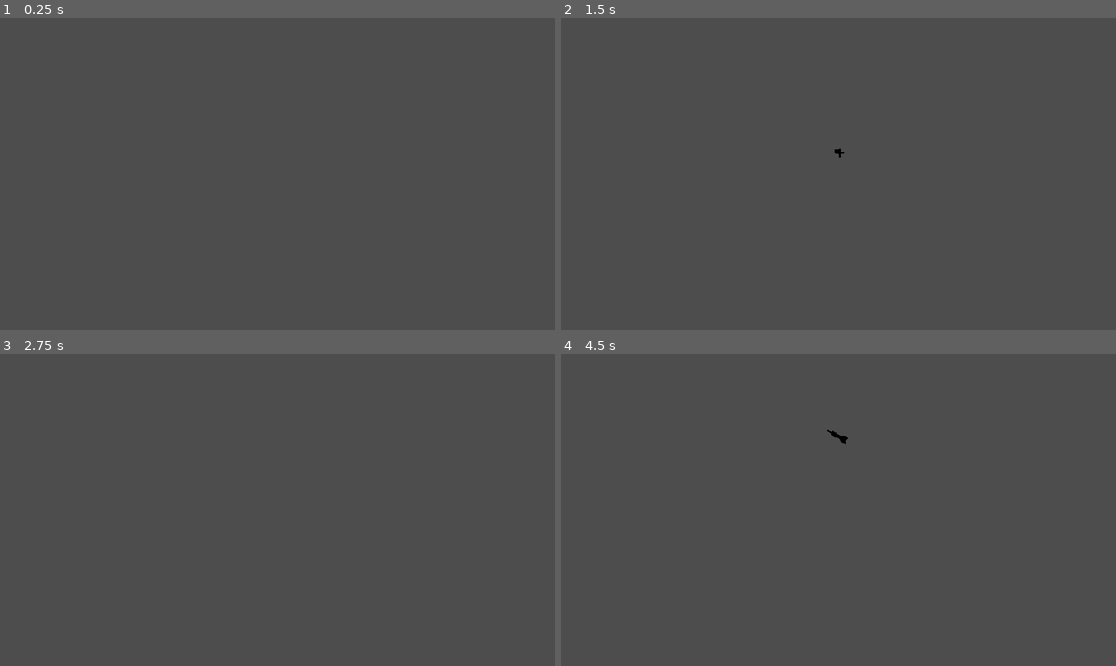
Above: before the commit, frames 1-4 (two rows, left to right).
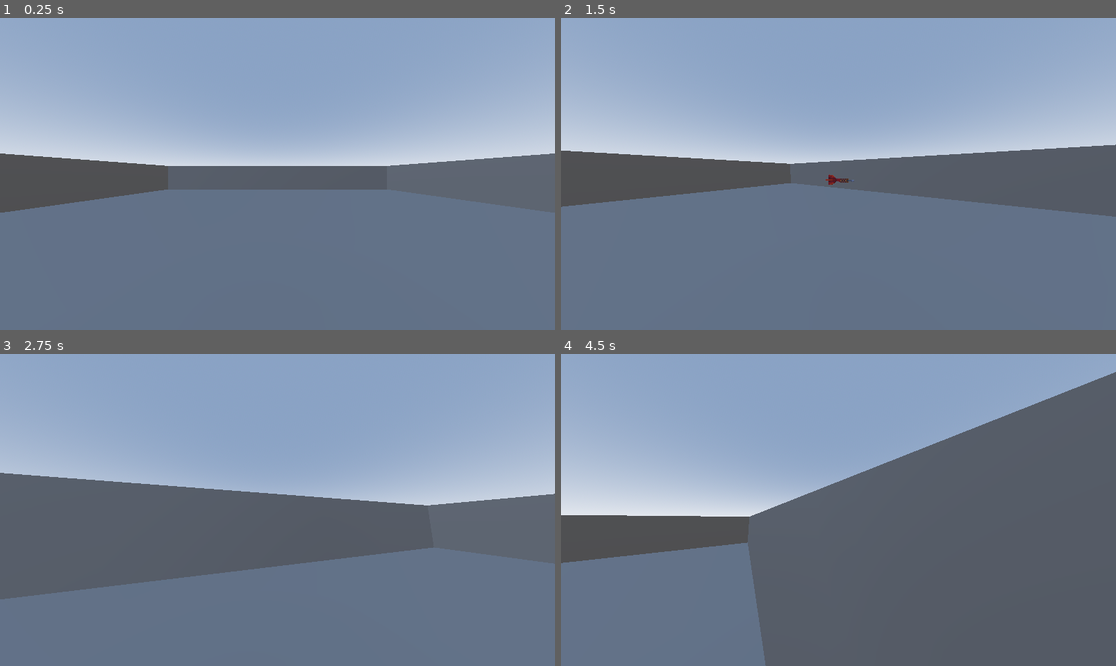
Above: after the commit, the same moments.

Repository: ravewyvern/bad-ideas-game-jam
Game: Godot game, scene res://Scenes/Game.tscn
Same seed, same stepped clock (60 frames per second), same inputs: the game is played once before the commit and once after it.
Inputs (mouse positions are in pixels of both pictures, inside the frame that each line leads up to):
- Up to frame 1 (0.25 s): no input
- Up to frame 2 (1.5 s): move the mouse to (866, 174) at 0.52 s; hold O (Move.Forward, bound only after the commit) from 0.53 s (still down); tap Space (Move.Jump, bound only after the commit) at 0.6, 0.77, 1.07 s; move the mouse to (810, 174) at 1.27 s; click (810, 174) at 1.35 s
- Up to frame 3 (2.75 s): keep holding O (Move.Forward, bound only after the commit); tap Space (Move.Jump, bound only after the commit) at 1.52, 1.55, 1.82, 2.1 s; move the mouse to (288, 503) at 2.02 s
- Up to frame 4 (4.5 s): keep holding O (Move.Forward, bound only after the commit); move the mouse to (832, 516) at 2.77 s; click (832, 516) at 2.85 s; tap Space (Move.Jump, bound only after the commit) at 3.02, 3.05, 3.32, 3.6, 3.77, 4.07 s; move the mouse to (877, 513) at 3.52 s; move the mouse to (794, 506) at 4.27 s; click (794, 506) at 4.35 s

The runs differ from the first frame. In frame 1, 95% of the frame differs, in the area x 0-100%, y 0-100%; in frame 2, 92%; in frame 3, 97%; in frame 4, 88%.

Commit message:
slight changes to PC movement, new folders, and Test level.
Added limits to camera rotation range.
Added "Maps" folder inside "Scenes" to contain Levels.
Added "Scripts" folder to contain scripts.
Added "Test.tscn" Scene containing a basic test level.
Activated "Constant Speed on Floor" on player character to improve movement on slopes.

Diff:
--- a/Scenes/Bullet.tscn
+++ b/Scenes/Bullet.tscn
@@ -1,6 +1,6 @@
 [gd_scene format=3 uid="uid://btvchhbuy1n5p"]
 
-[ext_resource type="Script" uid="uid://crgjp3bod45mn" path="res://Scenes/bullet.gd" id="1_vlxeq"]
+[ext_resource type="Script" uid="uid://crgjp3bod45mn" path="res://Scripts/bullet.gd" id="1_vlxeq"]
 [ext_resource type="PackedScene" uid="uid://b5kqrcsnu3uvq" path="res://Assets/Models/dart_projectile.glb" id="2_14k46"]
 
 [sub_resource type="BoxShape3D" id="BoxShape3D_qvus8"]
--- a/Scenes/Game.tscn
+++ b/Scenes/Game.tscn
@@ -1,7 +1,11 @@
 [gd_scene format=3 uid="uid://bfx0pae068feh"]
 
+[ext_resource type="PackedScene" uid="uid://bxncbsqm60ce2" path="res://Scenes/Maps/Test.tscn" id="1_gl6un"]
 [ext_resource type="PackedScene" uid="uid://dyslkmujlojtn" path="res://Scenes/Player.tscn" id="1_iukft"]
 
 [node name="Game" type="Node3D" unique_id=1578828073]
 
+[node name="World Element" parent="." unique_id=1382773176 instance=ExtResource("1_gl6un")]
+
 [node name="CharacterBody3D" parent="." unique_id=819093483 instance=ExtResource("1_iukft")]
+transform = Transform3D(1, 0, 0, 0, 1, 0, 0, 0, 1, 0, 2, 0)
--- /dev/null
+++ b/Scenes/Maps/Test.tscn
@@ -0,0 +1,134 @@
+[gd_scene format=3 uid="uid://bxncbsqm60ce2"]
+
+[sub_resource type="BoxShape3D" id="BoxShape3D_ioxod"]
+size = Vector3(30, 1, 30)
+
+[sub_resource type="BoxMesh" id="BoxMesh_meb82"]
+size = Vector3(30, 1, 30)
+
+[sub_resource type="BoxShape3D" id="BoxShape3D_ko2s7"]
+size = Vector3(5, 2, 5)
+
+[sub_resource type="BoxMesh" id="BoxMesh_gxb1y"]
+size = Vector3(5, 2, 5)
+
+[sub_resource type="BoxShape3D" id="BoxShape3D_ot306"]
+size = Vector3(30, 3, 1)
+
+[sub_resource type="BoxMesh" id="BoxMesh_ko2s7"]
+size = Vector3(30, 3, 1)
+
+[sub_resource type="BoxShape3D" id="BoxShape3D_gxb1y"]
+size = Vector3(30, 3, 1)
+
+[sub_resource type="BoxMesh" id="BoxMesh_0dy5s"]
+size = Vector3(30, 3, 1)
+
+[sub_resource type="BoxShape3D" id="BoxShape3D_f2nln"]
+size = Vector3(1, 3, 30)
+
+[sub_resource type="BoxMesh" id="BoxMesh_efk68"]
+size = Vector3(1, 3, 30)
+
+[sub_resource type="ProceduralSkyMaterial" id="ProceduralSkyMaterial_ot306"]
+
+[sub_resource type="Sky" id="Sky_ko2s7"]
+sky_material = SubResource("ProceduralSkyMaterial_ot306")
+
+[sub_resource type="Environment" id="Environment_ot306"]
+background_mode = 2
+background_energy_multiplier = 1.4
+sky = SubResource("Sky_ko2s7")
+
+[node name="Map" type="Node3D" unique_id=1382773176]
+
+[node name="Ground" type="Node3D" parent="." unique_id=111148179]
+
+[node name="StaticBody3D" type="StaticBody3D" parent="Ground" unique_id=1693179497]
+
+[node name="CollisionShape3D" type="CollisionShape3D" parent="Ground/StaticBody3D" unique_id=1807476968]
+shape = SubResource("BoxShape3D_ioxod")
+
+[node name="MeshInstance3D" type="MeshInstance3D" parent="Ground/StaticBody3D" unique_id=1288868377]
+mesh = SubResource("BoxMesh_meb82")
+
+[node name="Block1" type="Node3D" parent="." unique_id=147724424]
+transform = Transform3D(1, 0, 0, 0, 1, 0, 0, 0, 1, -2, 1.5, 8)
+
+[node name="StaticBody3D" type="StaticBody3D" parent="Block1" unique_id=36647331]
+
+[node name="CollisionShape3D" type="CollisionShape3D" parent="Block1/StaticBody3D" unique_id=685407278]
+shape = SubResource("BoxShape3D_ko2s7")
+
+[node name="MeshInstance3D" type="MeshInstance3D" parent="Block1/StaticBody3D" unique_id=33024655]
+mesh = SubResource("BoxMesh_gxb1y")
+
+[node name="Block2" type="Node3D" parent="." unique_id=1030993399]
+transform = Transform3D(1, 0, 0, 0, 1, 0, 0, 0, 1, 7, 1.5, 8)
+
+[node name="StaticBody3D" type="StaticBody3D" parent="Block2" unique_id=379130484]
+
+[node name="CollisionShape3D" type="CollisionShape3D" parent="Block2/StaticBody3D" unique_id=2060830614]
+shape = SubResource("BoxShape3D_ko2s7")
+
+[node name="MeshInstance3D" type="MeshInstance3D" parent="Block2/StaticBody3D" unique_id=1713106235]
+mesh = SubResource("BoxMesh_gxb1y")
+
+[node name="Ramp" type="Node3D" parent="." unique_id=1437649450]
+transform = Transform3D(0.76604444, -0.6427876, 0, 0.6427876, 0.76604444, 0, 0, 0, 1, -5.772228, 0.14774537, 8)
+
+[node name="StaticBody3D" type="StaticBody3D" parent="Ramp" unique_id=870401699]
+
+[node name="CollisionShape3D" type="CollisionShape3D" parent="Ramp/StaticBody3D" unique_id=917665553]
+shape = SubResource("BoxShape3D_ko2s7")
+
+[node name="MeshInstance3D" type="MeshInstance3D" parent="Ramp/StaticBody3D" unique_id=2095346018]
+transform = Transform3D(1.0000002, 0, 0, 0, 1.0000002, 0, 0, 0, 1, -0.005928993, -0.007065773, 0)
+mesh = SubResource("BoxMesh_gxb1y")
+
+[node name="Wall_North" type="Node3D" parent="." unique_id=109626161]
+transform = Transform3D(1, 0, 0, 0, 1, 0, 0, 0, 1, 0, 2, 14.5)
+
+[node name="StaticBody3D" type="StaticBody3D" parent="Wall_North" unique_id=553888784]
+
+[node name="CollisionShape3D" type="CollisionShape3D" parent="Wall_North/StaticBody3D" unique_id=280831077]
+shape = SubResource("BoxShape3D_ot306")
+
+[node name="MeshInstance3D" type="MeshInstance3D" parent="Wall_North/StaticBody3D" unique_id=1454408819]
+mesh = SubResource("BoxMesh_ko2s7")
+
+[node name="Wall_South" type="Node3D" parent="." unique_id=1844577450]
+transform = Transform3D(1, 0, 0, 0, 1, 0, 0, 0, 1, 0, 2, -14.5)
+
+[node name="StaticBody3D" type="StaticBody3D" parent="Wall_South" unique_id=265100274]
+
+[node name="CollisionShape3D" type="CollisionShape3D" parent="Wall_South/StaticBody3D" unique_id=397850410]
+shape = SubResource("BoxShape3D_gxb1y")
+
+[node name="MeshInstance3D" type="MeshInstance3D" parent="Wall_South/StaticBody3D" unique_id=1726417796]
+mesh = SubResource("BoxMesh_0dy5s")
+
+[node name="Wall_West" type="Node3D" parent="." unique_id=553849772]
+transform = Transform3D(1, 0, 0, 0, 1, 0, 0, 0, 1, 14.5, 2, 0)
+
+[node name="StaticBody3D" type="StaticBody3D" parent="Wall_West" unique_id=815304958]
+
+[node name="CollisionShape3D" type="CollisionShape3D" parent="Wall_West/StaticBody3D" unique_id=248234596]
+shape = SubResource("BoxShape3D_f2nln")
+
+[node name="MeshInstance3D" type="MeshInstance3D" parent="Wall_West/StaticBody3D" unique_id=254600243]
+mesh = SubResource("BoxMesh_efk68")
+
+[node name="Wall_West2" type="Node3D" parent="." unique_id=966179167]
+transform = Transform3D(1, 0, 0, 0, 1, 0, 0, 0, 1, -14.5, 2, 0)
+
+[node name="StaticBody3D" type="StaticBody3D" parent="Wall_West2" unique_id=1846108582]
+
+[node name="CollisionShape3D" type="CollisionShape3D" parent="Wall_West2/StaticBody3D" unique_id=32842662]
+shape = SubResource("BoxShape3D_f2nln")
+
+[node name="MeshInstance3D" type="MeshInstance3D" parent="Wall_West2/StaticBody3D" unique_id=1219933855]
+mesh = SubResource("BoxMesh_efk68")
+
+[node name="WorldEnvironment" type="WorldEnvironment" parent="." unique_id=420907735]
+environment = SubResource("Environment_ot306")
--- a/Scenes/Player.tscn
+++ b/Scenes/Player.tscn
@@ -1,6 +1,6 @@
 [gd_scene format=3 uid="uid://dyslkmujlojtn"]
 
-[ext_resource type="Script" uid="uid://dni4ymdcqd65b" path="res://player.gd" id="1_xhfnw"]
+[ext_resource type="Script" uid="uid://dni4ymdcqd65b" path="res://Scripts/player.gd" id="1_xhfnw"]
 [ext_resource type="PackedScene" uid="uid://btvchhbuy1n5p" path="res://Scenes/Bullet.tscn" id="2_kyqiw"]
 
 [sub_resource type="CapsuleShape3D" id="CapsuleShape3D_0rwas"]
@@ -9,7 +9,8 @@
 
 [sub_resource type="CapsuleMesh" id="CapsuleMesh_xhfnw"]
 
-[node name="CharacterBody3D" type="CharacterBody3D" unique_id=819093483 node_paths=PackedStringArray("BulletSpawnPoint")]
+[node name="Player" type="CharacterBody3D" unique_id=819093483 node_paths=PackedStringArray("BulletSpawnPoint")]
+floor_constant_speed = true
 script = ExtResource("1_xhfnw")
 Bullet = ExtResource("2_kyqiw")
 BulletSpawnPoint = NodePath("BulletSpawnPoint")
--- a/player.gd
+++ b/Scripts/player.gd
@@ -2,11 +2,11 @@
 
 @export var Bullet : PackedScene
 @export var BulletSpawnPoint : Node3D
-@onready var Camera = $Head/Camera3D
+@onready var Camera = $Head
 
 const SPEED = 5.0
 const JUMP_VELOCITY = 4.5
-const sensitivity = 0.03
+const sensitivity = 0.01
 
 func _ready() -> void:
 	Input.set_mouse_mode(Input.MOUSE_MODE_CAPTURED)
@@ -15,6 +15,7 @@
 	if event is InputEventMouseMotion:
 		rotate_y(-event.relative.x * sensitivity)
 		Camera.rotate_x(-event.relative.y * sensitivity)
+		Camera.rotation.x = clamp(Camera.rotation.x, deg_to_rad(-40), deg_to_rad(60))
 
 func _physics_process(delta: float) -> void:
 	# Add the gravity.
--- a/project.godot
+++ b/project.godot
@@ -15,11 +15,44 @@
 config/features=PackedStringArray("4.6", "Forward Plus")
 config/icon="res://icon.svg"
 
+[dotnet]
+
+project/assembly_name="bad-ideas-game-jam"
+
 [input]
 
 shoot={
 "deadzone": 0.2,
 "events": [Object(InputEventMouseButton,"resource_local_to_scene":false,"resource_name":"","device":-1,"window_id":0,"a …(253 unchanged characters)…
+]
+}
+Move.Forward={
+"deadzone": 0.2,
+"events": [Object(InputEventKey,"resource_local_to_scene":false,"resource_name":"","device":-1,"window_id":0,"alt_pressed":false,"shift_pressed":false,"ctrl_pressed":false,"meta_pressed":false,"pressed":false,"keycode":0,"physical_keycode":79,"key_label":0,"unicode":111,"location":0,"echo":false,"script":null)
+, Object(InputEventKey,"resource_local_to_scene":false,"resource_name":"","device":-1,"window_id":0,"alt_pressed":false,"shift_pressed":false,"ctrl_pressed":false,"meta_pressed":false,"pressed":false,"keycode":0,"physical_keycode":87,"key_label":0,"unicode":122,"location":0,"echo":false,"script":null)
+]
+}
+Move.Jump={
+"deadzone": 0.2,
+"events": [Object(InputEventKey,"resource_local_to_scene":false,"resource_name":"","device":-1,"window_id":0,"alt_pressed":false,"shift_pressed":false,"ctrl_pressed":false,"meta_pressed":false,"pressed":false,"keycode":0,"physical_keycode":32,"key_label":0,"unicode":32,"location":0,"echo":false,"script":null)
+]
+}
+Move.Back={
+"deadzone": 0.2,
+"events": [Object(InputEventKey,"resource_local_to_scene":false,"resource_name":"","device":-1,"window_id":0,"alt_pressed":false,"shift_pressed":false,"ctrl_pressed":false,"meta_pressed":false,"pressed":false,"keycode":0,"physical_keycode":76,"key_label":0,"unicode":108,"location":0,"echo":false,"script":null)
+, Object(InputEventKey,"resource_local_to_scene":false,"resource_name":"","device":-1,"window_id":0,"alt_pressed":false,"shift_pressed":false,"ctrl_pressed":false,"meta_pressed":false,"pressed":false,"keycode":0,"physical_keycode":83,"key_label":0,"unicode":115,"location":0,"echo":false,"script":null)
+]
+}
+Move.Left={
+"deadzone": 0.2,
+"events": [Object(InputEventKey,"resource_local_to_scene":false,"resource_name":"","device":-1,"window_id":0,"alt_pressed":false,"shift_pressed":false,"ctrl_pressed":false,"meta_pressed":false,"pressed":false,"keycode":0,"physical_keycode":75,"key_label":0,"unicode":107,"location":0,"echo":false,"script":null)
+, Object(InputEventKey,"resource_local_to_scene":false,"resource_name":"","device":-1,"window_id":0,"alt_pressed":false,"shift_pressed":false,"ctrl_pressed":false,"meta_pressed":false,"pressed":false,"keycode":0,"physical_keycode":65,"key_label":0,"unicode":113,"location":0,"echo":false,"script":null)
+]
+}
+Move.Right={
+"deadzone": 0.2,
+"events": [Object(InputEventKey,"resource_local_to_scene":false,"resource_name":"","device":-1,"window_id":0,"alt_pressed":false,"shift_pressed":false,"ctrl_pressed":false,"meta_pressed":false,"pressed":false,"keycode":0,"physical_keycode":59,"key_label":0,"unicode":109,"location":0,"echo":false,"script":null)
+, Object(InputEventKey,"resource_local_to_scene":false,"resource_name":"","device":-1,"window_id":0,"alt_pressed":false,"shift_pressed":false,"ctrl_pressed":false,"meta_pressed":false,"pressed":false,"keycode":0,"physical_keycode":68,"key_label":0,"unicode":100,"location":0,"echo":false,"script":null)
 ]
 }
 
Renamed: Scenes/bullet.gd -> Scripts/bullet.gd
Renamed: Scenes/bullet.gd.uid -> Scripts/bullet.gd.uid
Renamed: player.gd.uid -> Scripts/player.gd.uid
